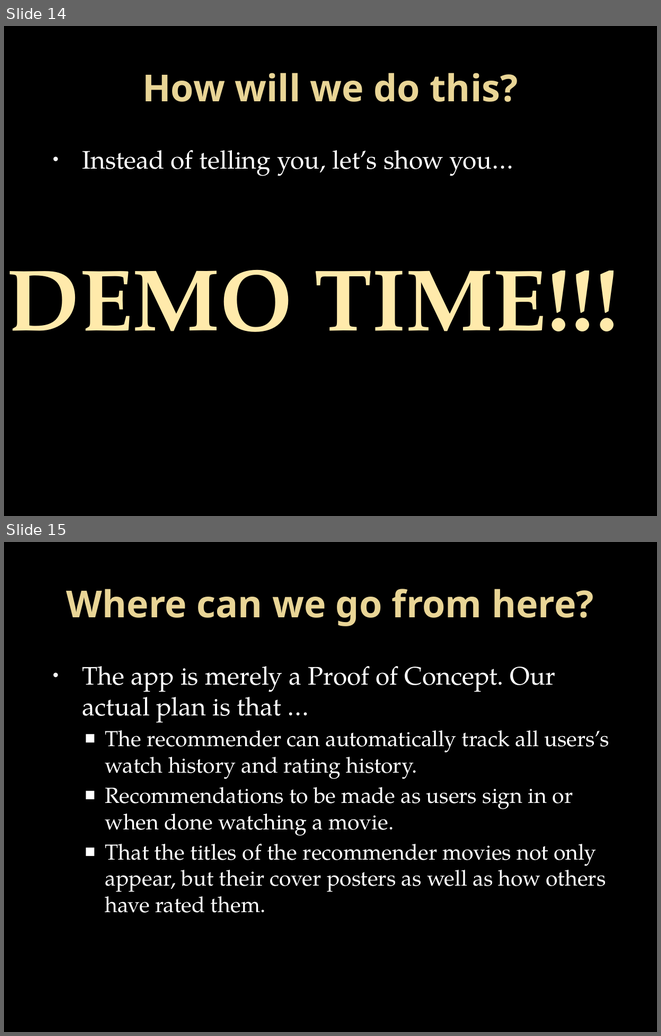
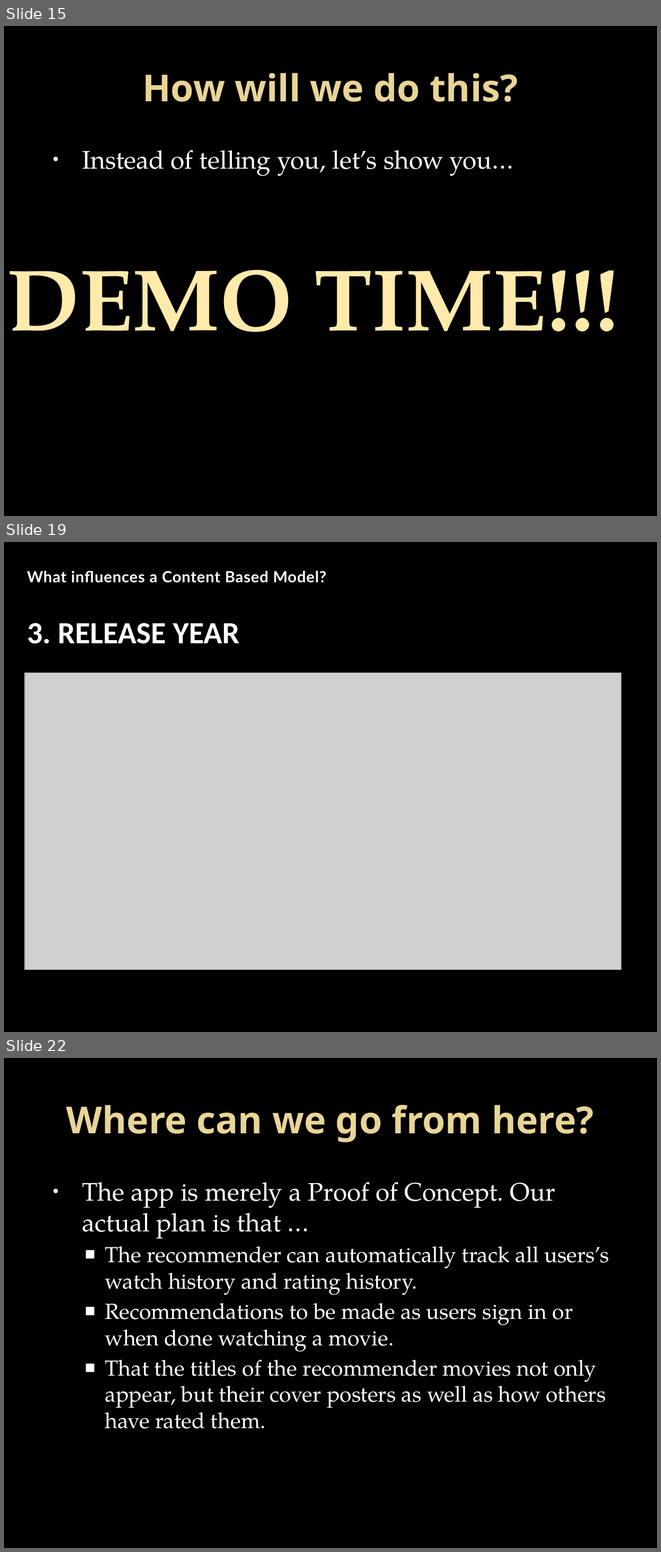
Before and after one commit to stanjaak123/Netflix-Recommender-using-Unsupervised-Machine-Learning-Clustering-, a slide deck: Presentation_slides.pptx. Shown one above the other, each under a label of ours: slides 14 and 15 before the commit, slides 15, 19 and 22 after it; the slides between them are not shown. The pictures are 661x1036 and 661x1552 pixels, drawn with LibreOffice and Linux fonts; fonts in the diff are those of the drawing; grey boxes stand for pictures; background and template pictures are left out. Boxes give left, top, right and bottom in pixels: in the first picture for what was removed or moved away, otherwise in the second. Text is boxed around its words. In the diff, an @@ line names an element or a change of style, - is before the commit and + after.

```diff
--- a/Presentation_slides.pptx
+++ b/Presentation_slides.pptx
@@ slide 19 added at [4, 542, 657, 1032], background picture (left out) @@
@@ text added at [27, 571, 327, 583], 17 pt, text #FFFFFF, bold @@
+What influences a Content Based Model?
@@ text added at [27, 623, 240, 644], 34 pt, text #FFFFFF, bold @@
+3. RELEASE YEAR
@@ picture added at [25, 672, 621, 970] @@
@@ what was slide 14 is now slide 15 @@
@@ what was slide 15 is now slide 22 @@
```
Also in this commit, not shown: 6 other slides added, 54 other files.
